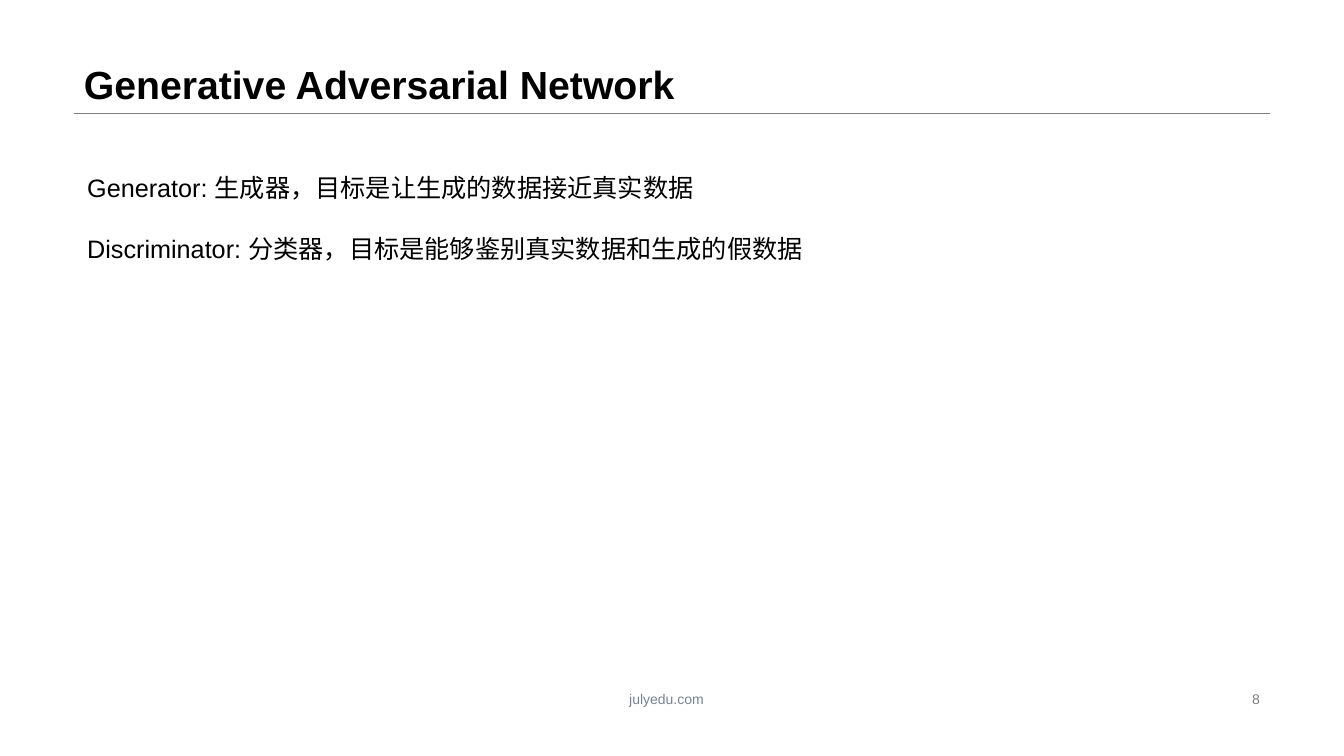
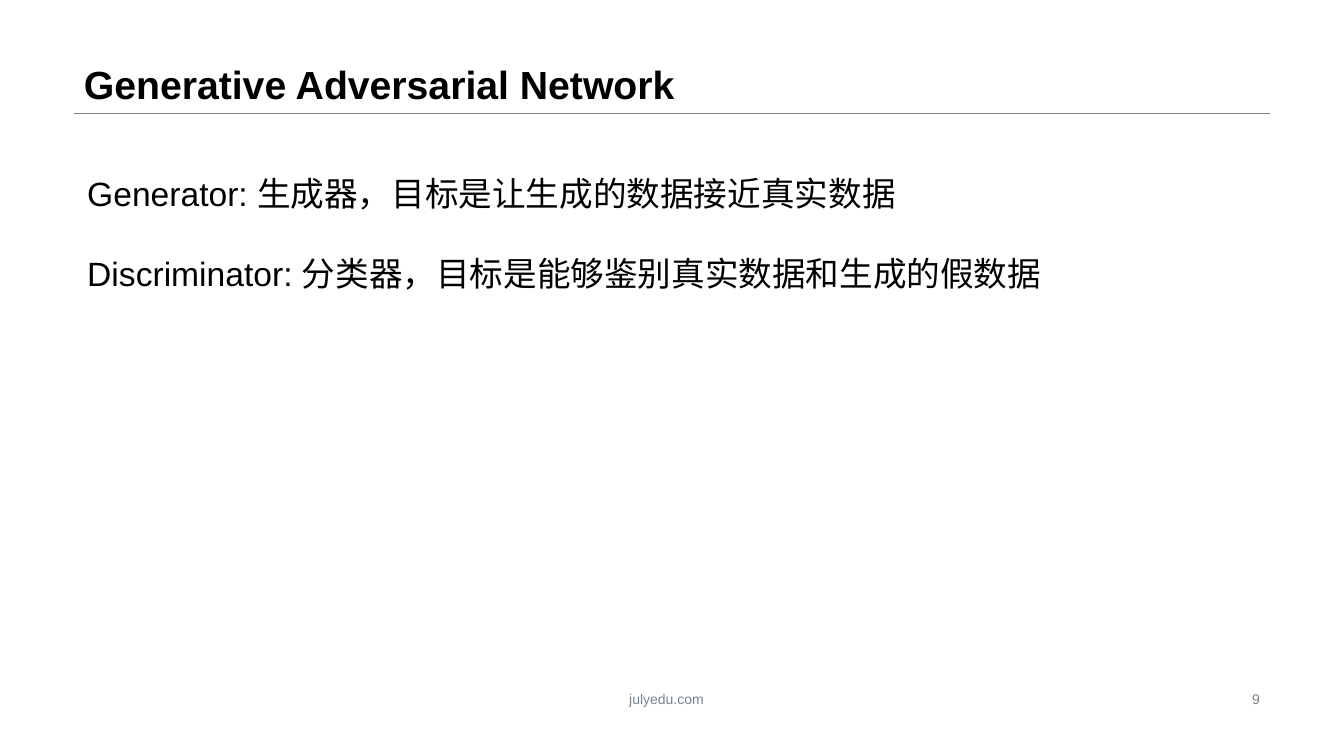
Before and after one commit to ZeweiChu/PyTorch-Course, a slide deck: slide 9 of 第六课.pptx (slide 8 before the commit). Drawn at 1344x756 pixels with LibreOffice and Linux fonts; fonts in the diff are those of the drawing; background and template pictures are left out. Boxes give left, top, right and bottom in pixels: in the first picture for what was removed or moved away, otherwise in the second. Text is boxed around its words. In the diff, an @@ line names an element or a change of style, - is before the commit and + after.

```diff
--- a/第六课.pptx
+++ b/第六课.pptx
@@ text "Generator: 生成器，目标是让生成的数据接近真实数据" at (87,177,1041,290): size 18 to 24 pt @@
```
Also in this commit, not shown: 1 slide added, 4 other files.
